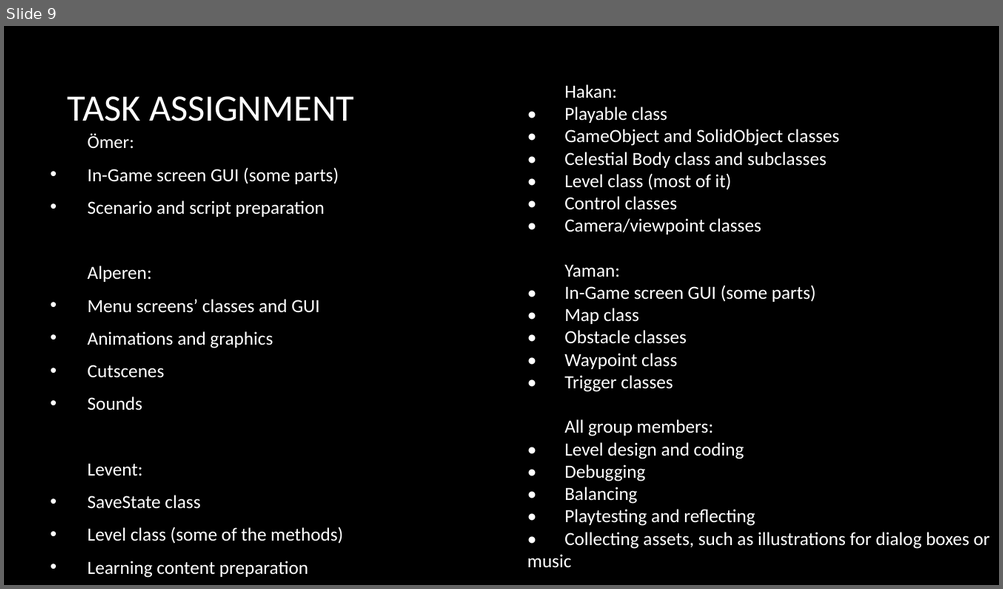
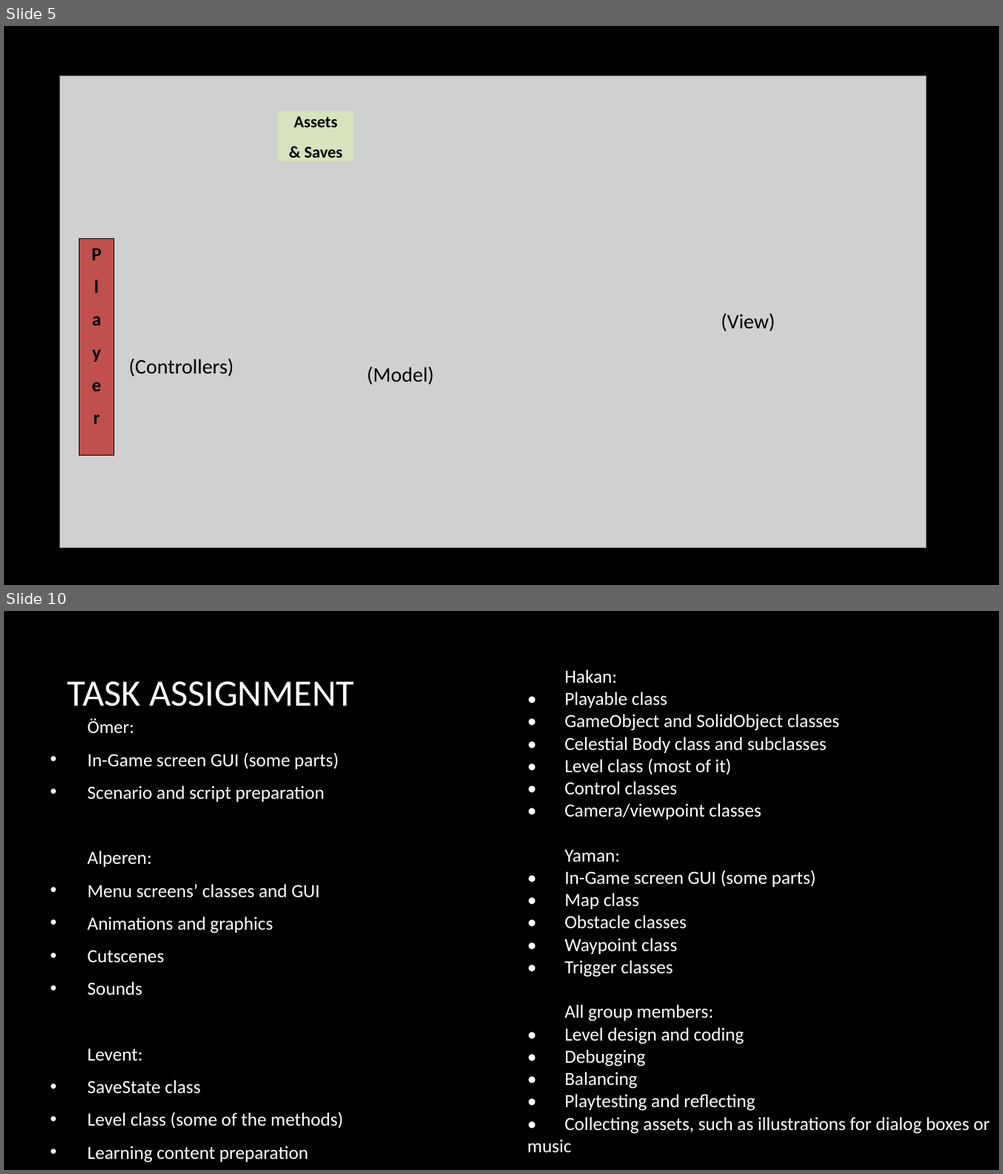
Before and after one commit to PythEch/rocketgame, a slide deck: Documents/DetailedDesign Presentation.pptx. Shown one above the other, each under a label of ours: slide 9 before the commit, slides 5 and 10 after it; the slides between them are not shown. The pictures are 1003x589 and 1003x1174 pixels, drawn with LibreOffice and Linux fonts; fonts in the diff are those of the drawing; grey boxes stand for pictures; background and template pictures are left out. Boxes give left, top, right and bottom in pixels: in the first picture for what was removed or moved away, otherwise in the second. Text is boxed around its words. In the diff, an @@ line names an element or a change of style, - is before the commit and + after.

```diff
--- a/Documents/DetailedDesign Presentation.pptx
+++ b/Documents/DetailedDesign Presentation.pptx
@@ slide 5 added at <box>4,26,999,585</box>, background picture (left out) @@
@@ picture added at <box>60,76,925,548</box> @@
@@ rectangle added at <box>278,111,354,161</box>, fill #D6E3BC, 16 pt, text #000000, bold @@
+Assets
+& Saves
@@ rectangle added at <box>79,238,114,456</box>, fill #C0504D, outline #000000 0.75 pt, 18 pt, text #000000, bold @@
+P
+l
+a
+y
+e
+r
@@ text added at <box>720,313,774,332</box>, 20 pt, text #000000 @@
+(View)
@@ text added at <box>129,358,234,377</box>, 20 pt, text #000000 @@
+(Controllers)
@@ text added at <box>367,366,434,385</box>, 20 pt, text #000000 @@
+(Model)
@@ what was slide 9 is now slide 10 @@
```
Also in this commit, not shown: 7 slides changed, 1 other slide added, 1 slide removed.
